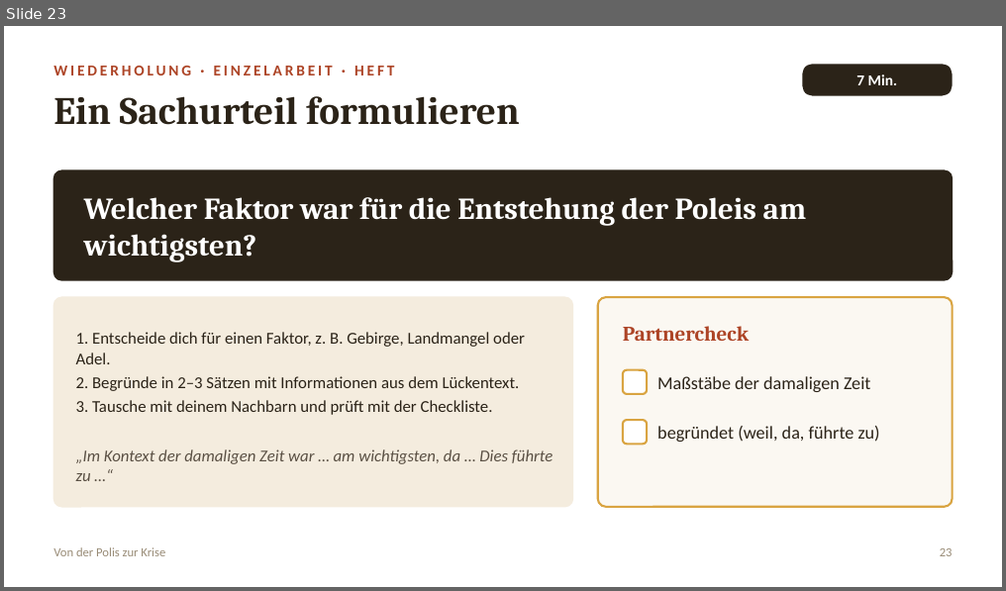
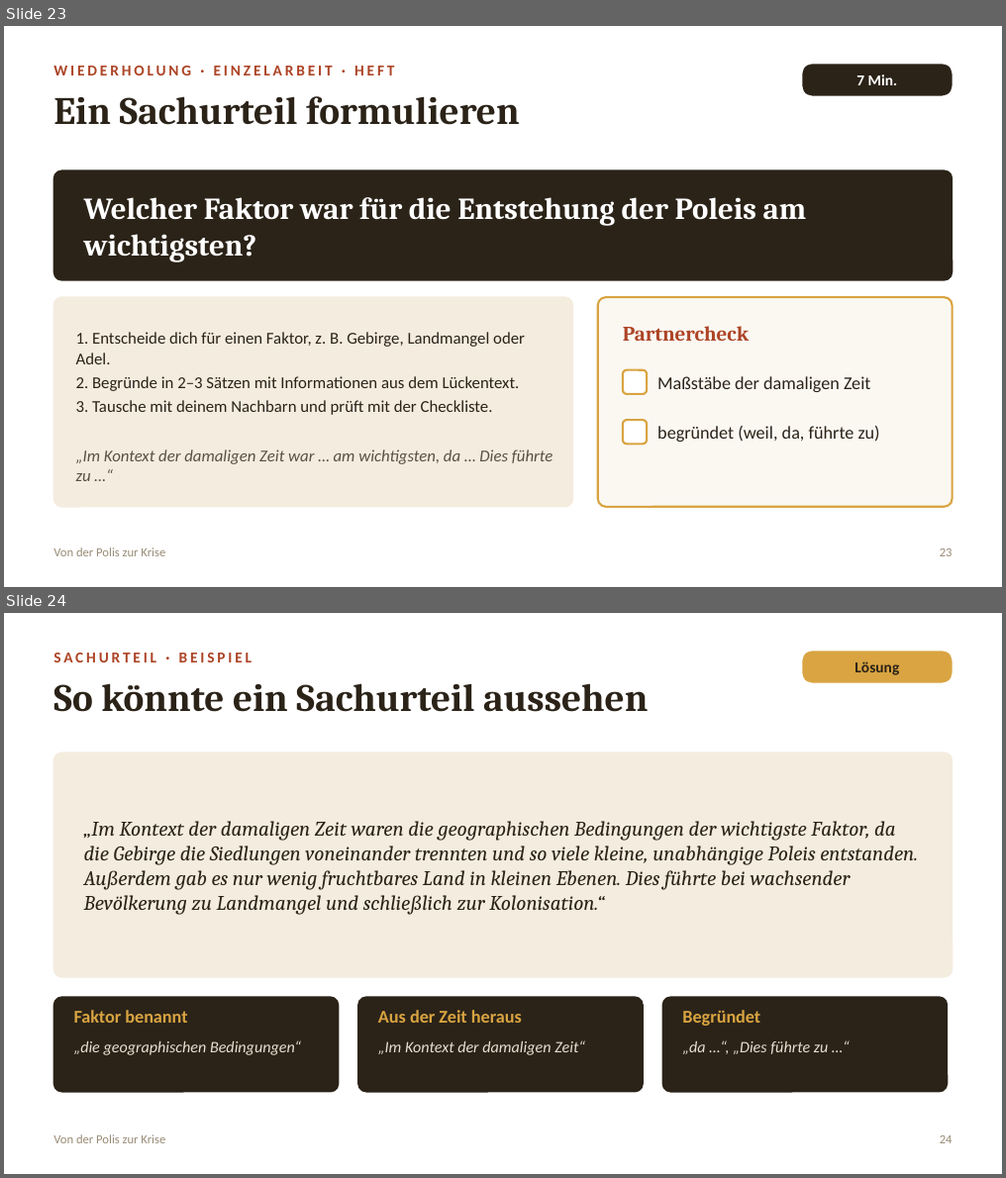
Before and after one commit to golzkonstantin-gif/Schule, a slide deck: Geschichte_11/Doppelstunde_Solon/Folien_Doppelstunde_Drakon_Solon.pptx. Shown one above the other, each under a label of ours: slide 23 before the commit, slides 23 and 24 after it. The pictures are 1006x591 and 1006x1178 pixels, drawn with LibreOffice and Linux fonts; fonts in the diff are those of the drawing. Boxes give left, top, right and bottom in pixels: in the first picture for what was removed or moved away, otherwise in the second. Text is boxed around its words. In the diff, an @@ line names an element or a change of style, - is before the commit and + after.

```diff
--- a/Geschichte_11/Doppelstunde_Solon/Folien_Doppelstunde_Drakon_Solon.pptx
+++ b/Geschichte_11/Doppelstunde_Solon/Folien_Doppelstunde_Drakon_Solon.pptx
@@ slide 24 added at (4, 613, 1002, 1174), background #FFFFFF @@
@@ text added at (54, 653, 252, 663), 11 pt, text #AD4426, bold @@
+SACHURTEIL · BEISPIEL
@@ rounded rectangle added at (802, 651, 952, 683), fill #D9A441, 11 pt, text #2B2318, bold @@
+Lösung
@@ text added at (54, 683, 648, 712), 28 pt, text #2B2318, bold @@
+So könnte ein Sachurteil aussehen
@@ rounded rectangle added at (54, 753, 952, 977), fill #F4ECDE, outline #F4ECDE 1 pt @@
@@ text added at (84, 821, 918, 915), 15 pt, text #2B2318, italic @@
+„Im Kontext der damaligen Zeit waren die geographischen Bedingungen der wichtigste Faktor, da die Gebirge die Siedlungen voneinander trennten und so viele kleine, unabhängige Poleis entstanden. Außerdem gab es nur wenig fruchtbares Land in kleinen Ebenen. Dies führte bei wachsender Bevölkerung zu Landmangel und schließlich zur Kolonisation.“
@@ rounded rectangle added at (54, 997, 339, 1092), fill #2B2318, outline #2B2318 1 pt @@
@@ rounded rectangle added at (358, 997, 643, 1092), fill #2B2318, outline #2B2318 1 pt @@
@@ rounded rectangle added at (662, 997, 947, 1092), fill #2B2318, outline #2B2318 1 pt @@
@@ text added at (74, 1010, 187, 1023), 13 pt, text #D9A441, bold @@
+Faktor benannt
@@ text added at (378, 1010, 522, 1023), 13 pt, text #D9A441, bold @@
+Aus der Zeit heraus
@@ text added at (682, 1010, 760, 1026), 13 pt, text #D9A441, bold @@
+Begründet
@@ text added at (74, 1041, 301, 1056), 11.5 pt, text #E8DFD0, italic @@
+„die geographischen Bedingungen“
@@ text added at (378, 1041, 585, 1056), 11.5 pt, text #E8DFD0, italic @@
+„Im Kontext der damaligen Zeit“
@@ text added at (682, 1042, 829, 1055), 11.5 pt, text #E8DFD0, italic @@
+„da …“, „Dies führte zu …“
@@ text added at (54, 1135, 165, 1144), 9 pt, text #998C77 @@
+Von der Polis zur Krise
@@ text added at (940, 1136, 952, 1144), 9 pt, text #998C77 @@
+24
```
Also in this commit, not shown: 9 slides changed, 5 other slides added.
